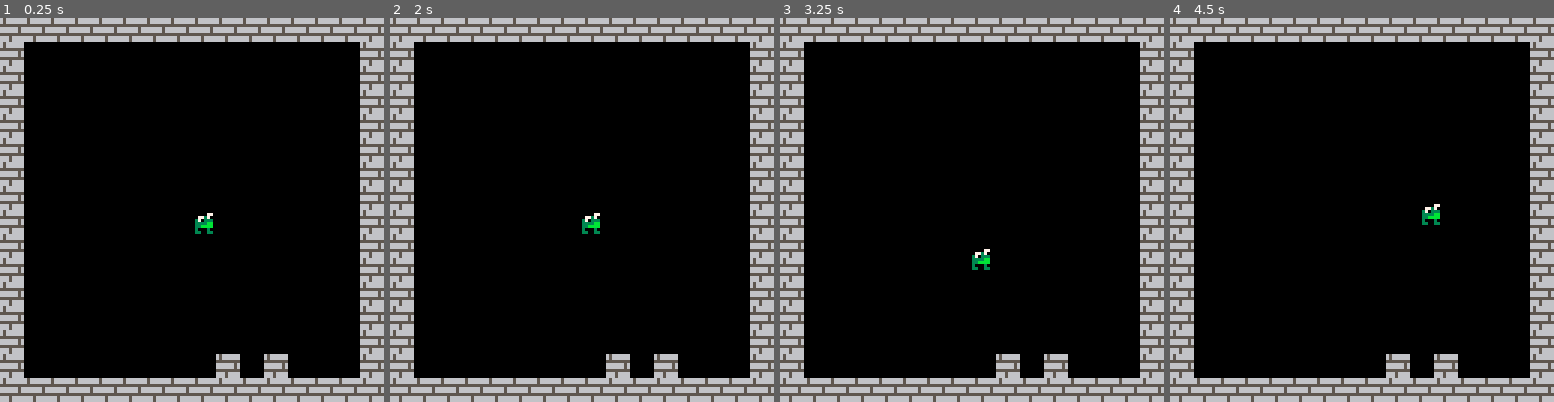
Above: before the commit, frames 1-4 (left to right).
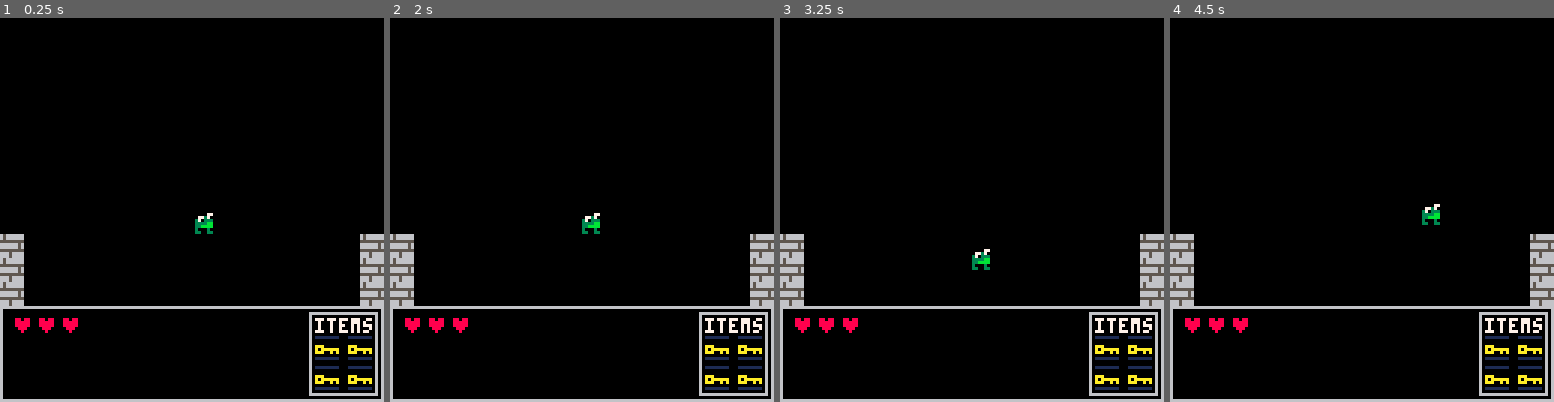
Above: after the commit, the same moments.

Repository: manon-gfx/pico-8-game
Game: PICO-8 cartridge pico-8-game.p8
The game is run twice, just before and just after one commit, with the same random seed, the same clock (stepped at 60 frames per second) and the same inputs.
Inputs:
- Up to frame 1 (0.25 s): no input
- Up to frame 2 (2 s): hold Left from 1.97 s (still down)
- Up to frame 3 (3.25 s): release Left at 2.37 s; hold Down 2.42-2.82 s; hold Right from 2.87 s (still down)
- Up to frame 4 (4.5 s): release Right at 3.53 s; hold Up 3.58-4.08 s; hold Right from 4.13 s (still down)

The runs differ from the first frame. In frame 1, 23% of the frame differs, in the area x 0-100%, y 0-100%; in frame 2, 23%; in frame 3, 23%; in frame 4, 23%.

Commit message:
Added basic UI.

Diff:
--- a/pico-8-game.p8
+++ b/pico-8-game.p8
@@ -18,6 +18,8 @@
 	cls()
 	map()
 	spr(p.sp,p.x,p.y)
+
+	draw_ui()
 end
 
 -->8
@@ -47,15 +49,36 @@
  p.x+=dx
  p.y+=dy
 end
+
+
+
+-->8
+function draw_ui()
+	-- black background --
+	rectfill(0, 96, 127, 127, 0)
+	-- gray border --
+	rect(0, 96, 127, 127, 6)
+
+	print("♥♥♥", 4, 100, 8)
+
+	-- item box --
+	print("items", 105, 100, 7)
+	rect(103, 98, 125, 125, 6)
+	-- current time --
+	spr(2, 105, 106) -- slot 0
+	spr(2, 116, 106) -- slot 1
+	spr(2, 105, 116) -- slot 2
+	spr(2, 116, 116) -- slot 3
+end
 __gfx__
-00000000656666660000000000000000000000000000000000000000000000000000000000000000000000000000000000000000000000000000000000000000
+00000000656666661111111100000000000000000000000000000000000000000000000000000000000000000000000000000000000000000000000000000000
 00000000656666660000000000000000000000000000000000000000000000000000000000000000000000000000000000000000000000000000000000000000
 00700700555555550000000000000000000000000000000000000000000000000000000000000000000000000000000000000000000000000000000000000000
-00077000666666560000000000000000000000000000000000000000000000000000000000000000000000000000000000000000000000000000000000000000
-00077000666666560000000000000000000000000000000000000000000000000000000000000000000000000000000000000000000000000000000000000000
-00700700555555550000000000000000000000000000000000000000000000000000000000000000000000000000000000000000000000000000000000000000
+0007700066666656aaa0000000000000000000000000000000000000000000000000000000000000000000000000000000000000000000000000000000000000
+0007700066666656a0aaaaaa00000000000000000000000000000000000000000000000000000000000000000000000000000000000000000000000000000000
+0070070055555555aaa00a0a00000000000000000000000000000000000000000000000000000000000000000000000000000000000000000000000000000000
 00000000666566660000000000000000000000000000000000000000000000000000000000000000000000000000000000000000000000000000000000000000
-00000000666566660000000000000000000000000000000000000000000000000000000000000000000000000000000000000000000000000000000000000000
+00000000666566661111111100000000000000000000000000000000000000000000000000000000000000000000000000000000000000000000000000000000
 00000000000000000000000000000000000000000000000000000000000000000000000000000000000000000000000000000000000000000000000000000000
 00000000000007700000000000000000000000000000000000000000000000000000000000000000000000000000000000000000000000000000000000000000
 00000000007737000000000000000000000000000000000000000000000000000000000000000000000000000000000000000000000000000000000000000000
@@ -153,15 +176,15 @@
 00000000000000000000000000000000000000000000000000000000000000000000000000000000000000000000000000000000000000000000000000000000
 00000000000000000000000000000000000000000000000000000000000000000000000000000000eeeeeeee0000000000000000000000000000000000000000
 __map__
-0101010101010101010101010101010100000000000000000000000000000000000000000000000000000000000000000000000000000000000000000000000000000000000000000000000000000000000000000000000000000000000000000000000000000000000000000000000000000000000000000000000000000000
-0100000000000000000000000000000100000000000000000000000000000000000000000000000000000000000000000000000000000000000000000000000000000000000000000000000000000000000000000000000000000000000000000000000000000000000000000000000000000000000000000000000000000000
-0100000000000000000000000000000100000000000000000000000000000000000000000000000000000000000000000000000000000000000000000000000000000000000000000000000000000000000000000000000000000000000000000000000000000000000000000000000000000000000000000000000000000000
-0100000000000000000000000000000100000000000000000000000000000000000000000000000000000000000000000000000000000000000000000000000000000000000000000000000000000000000000000000000000000000000000000000000000000000000000000000000000000000000000000000000000000000
-0100000000000000000000000000000100000000000000000000000000000000000000000000000000000000000000000000000000000000000000000000000000000000000000000000000000000000000000000000000000000000000000000000000000000000000000000000000000000000000000000000000000000000
-0100000000000000000000000000000100000000000000000000000000000000000000000000000000000000000000000000000000000000000000000000000000000000000000000000000000000000000000000000000000000000000000000000000000000000000000000000000000000000000000000000000000000000
-0100000000000000000000000000000100000000000000000000000000000000000000000000000000000000000000000000000000000000000000000000000000000000000000000000000000000000000000000000000000000000000000000000000000000000000000000000000000000000000000000000000000000000
-0100000000000000000000000000000100000000000000000000000000000000000000000000000000000000000000000000000000000000000000000000000000000000000000000000000000000000000000000000000000000000000000000000000000000000000000000000000000000000000000000000000000000000
-0100000000000000000000000000000100000000000000000000000000000000000000000000000000000000000000000000000000000000000000000000000000000000000000000000000000000000000000000000000000000000000000000000000000000000000000000000000000000000000000000000000000000000
+0000000000000000000000000000000000000000000000000000000000000000000000000000000000000000000000000000000000000000000000000000000000000000000000000000000000000000000000000000000000000000000000000000000000000000000000000000000000000000000000000000000000000000
+0000000000000000000000000000000000000000000000000000000000000000000000000000000000000000000000000000000000000000000000000000000000000000000000000000000000000000000000000000000000000000000000000000000000000000000000000000000000000000000000000000000000000000
+0000000000000000000000000000000000000000000000000000000000000000000000000000000000000000000000000000000000000000000000000000000000000000000000000000000000000000000000000000000000000000000000000000000000000000000000000000000000000000000000000000000000000000
+0000000000000000000000000000000000000000000000000000000000000000000000000000000000000000000000000000000000000000000000000000000000000000000000000000000000000000000000000000000000000000000000000000000000000000000000000000000000000000000000000000000000000000
+0000000000000000000000000000000000000000000000000000000000000000000000000000000000000000000000000000000000000000000000000000000000000000000000000000000000000000000000000000000000000000000000000000000000000000000000000000000000000000000000000000000000000000
+0000000000000000000000000000000000000000000000000000000000000000000000000000000000000000000000000000000000000000000000000000000000000000000000000000000000000000000000000000000000000000000000000000000000000000000000000000000000000000000000000000000000000000
+0000000000000000000000000000000000000000000000000000000000000000000000000000000000000000000000000000000000000000000000000000000000000000000000000000000000000000000000000000000000000000000000000000000000000000000000000000000000000000000000000000000000000000
+0000000000000000000000000000000000000000000000000000000000000000000000000000000000000000000000000000000000000000000000000000000000000000000000000000000000000000000000000000000000000000000000000000000000000000000000000000000000000000000000000000000000000000
+0000000000000000000000000000000000000000000000000000000000000000000000000000000000000000000000000000000000000000000000000000000000000000000000000000000000000000000000000000000000000000000000000000000000000000000000000000000000000000000000000000000000000000
 0100000000000000000000000000000100000000000000000000000000000000000000000000000000000000000000000000000000000000000000000000000000000000000000000000000000000000000000000000000000000000000000000000000000000000000000000000000000000000000000000000000000000000
 0100000000000000000000000000000100000000000000000000000000000000000000000000000000000000000000000000000000000000000000000000000000000000000000000000000000000000000000000000000000000000000000000000000000000000000000000000000000000000000000000000000000000000
 0100000000000000000000000000000100000000000000000000000000000000000000000000000000000000000000000000000000000000000000000000000000000000000000000000000000000000000000000000000000000000000000000000000000000000000000000000000000000000000000000000000000000000
